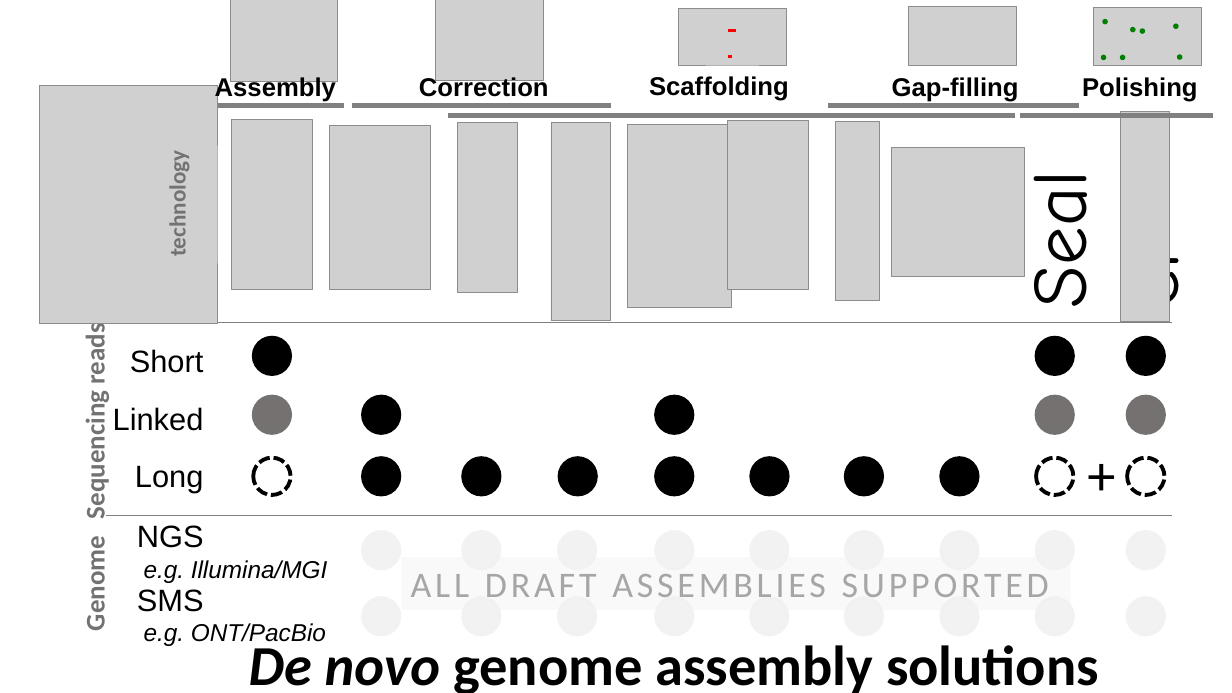
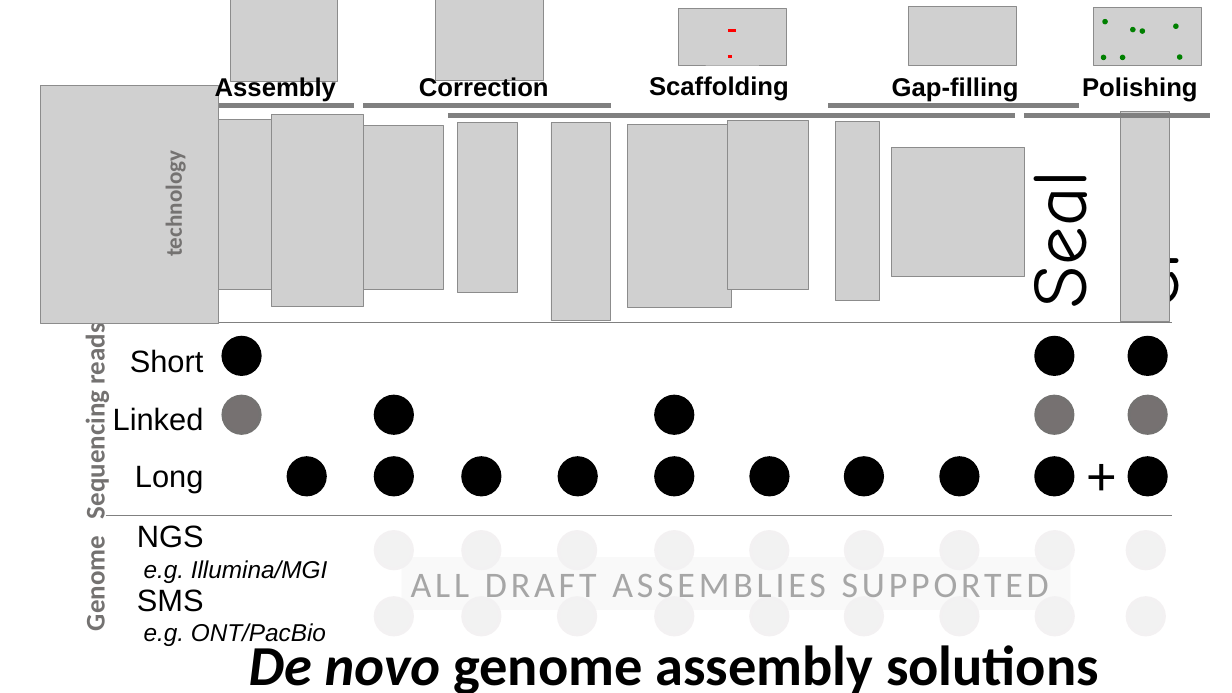
Before and after one commit to bcgsc/btl, a slide deck: slide 1 of wga.ppt. Drawn at 1232x693 pixels with LibreOffice and Linux fonts; fonts in the diff are those of the drawing; grey boxes stand for pictures. Boxes give left, top, right and bottom in pixels: in the first picture for what was removed or moved away, otherwise in the second. Text is boxed around its words. In the diff, an @@ line names an element or a change of style, - is before the commit and + after.

```diff
--- a/wga.ppt
+++ b/wga.ppt
@@ line moved from (197, 105) - (345, 105) to (197, 105) - (355, 105) @@
@@ picture added at (272,115,364,307) @@
@@ line moved from (352, 105) - (612, 105) to (363, 105) - (612, 105) @@
@@ line moved from (1019, 116) - (1213, 116) to (1024, 116) - (1211, 116) @@
@@ text "technology": place and size @@
-text "technology" at (164,161,192,254)
+text "technology" at (160,161,188,254)
@@ 2 ellipses, 1 picture: place and size @@
-2 ellipses, 1 picture at (232,120,313,433)
+2 ellipses, 1 picture at (200,120,281,433)
@@ fill none to #000000; outline #000000 3 pt dashed to #000000 2.25 pt in 3 elements at (1036,457,1073,494), (1129,457,1166,494), (288,457,325,494) @@
@@ ellipse: place and size @@
-ellipse at (253,457,290,494)
+ellipse at (288,457,325,494)
@@ 2 ellipses, 1 picture: place and size @@
-2 ellipses, 1 picture at (329,126,431,494)
+2 ellipses, 1 picture at (342,126,444,494)
```
Also in this commit, not shown: 2 other files.
